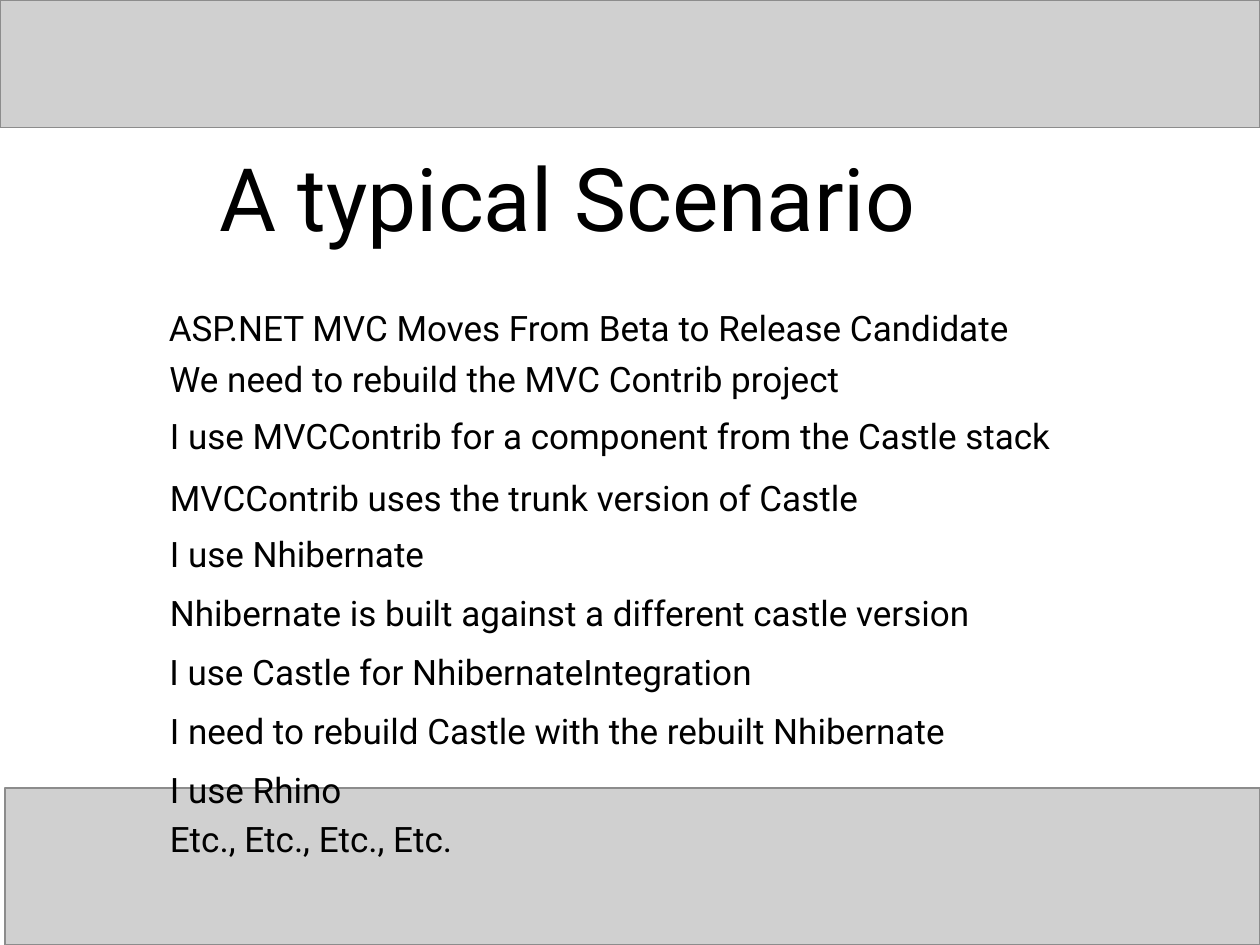
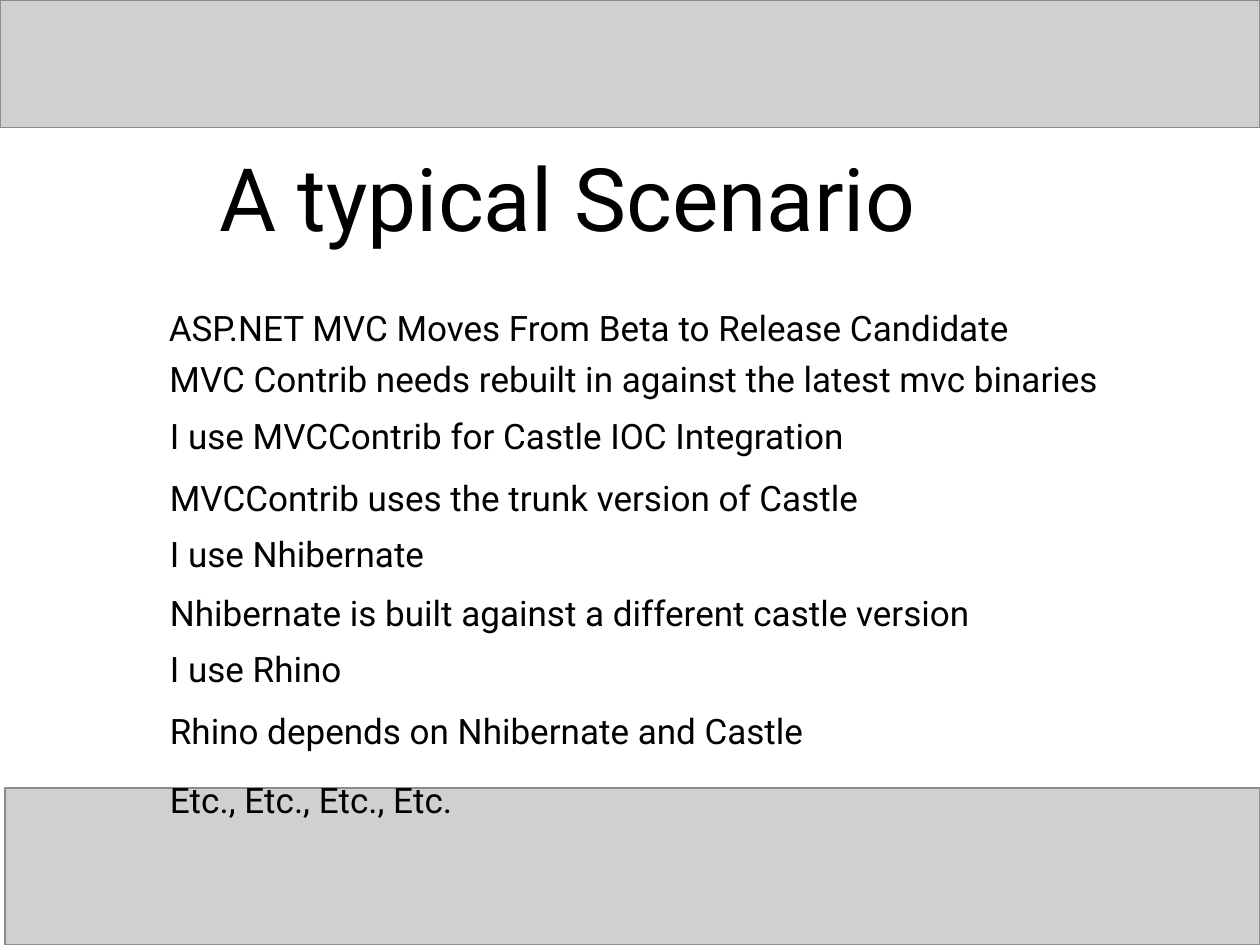
Before and after one commit to craignicol/scotaltdotnet, a slide deck: slide 9 of seattle/HORN Pres.ppt. Drawn at 1260x945 pixels with LibreOffice and Linux fonts; fonts in the diff are those of the drawing; grey boxes stand for pictures. Boxes give left, top, right and bottom in pixels: in the first picture for what was removed or moved away, otherwise in the second. Text is boxed around its words. In the diff, an @@ line names an element or a change of style, - is before the commit and + after.

```diff
--- a/seattle/HORN Pres.ppt
+++ b/seattle/HORN Pres.ppt
@@ text at [169,365,1098,400]: text changed @@
-We need to rebuild the MVC Contrib project
+MVC Contrib needs rebuilt in against the latest mvc binaries
@@ text at [170,422,843,457]: text changed @@
-I use MVCContrib for a component from the Castle stack
+I use MVCContrib for Castle IOC Integration
@@ text at [170,655,342,683]: text changed @@
-I use Castle for NhibernateIntegration
+I use Rhino
@@ text at [170,717,803,751]: text changed @@
-I need to rebuild Castle with the rebuilt Nhibernate
+Rhino depends on Nhibernate and Castle
@@ text removed at [170,771,342,804] @@
-I use Rhino
@@ text "Etc., Etc., Etc., Etc." rewrapped from [170,827,452,857] to [170,781,452,818] @@
```
Also in this commit, not shown: 2 slides added, 1 slide removed.
